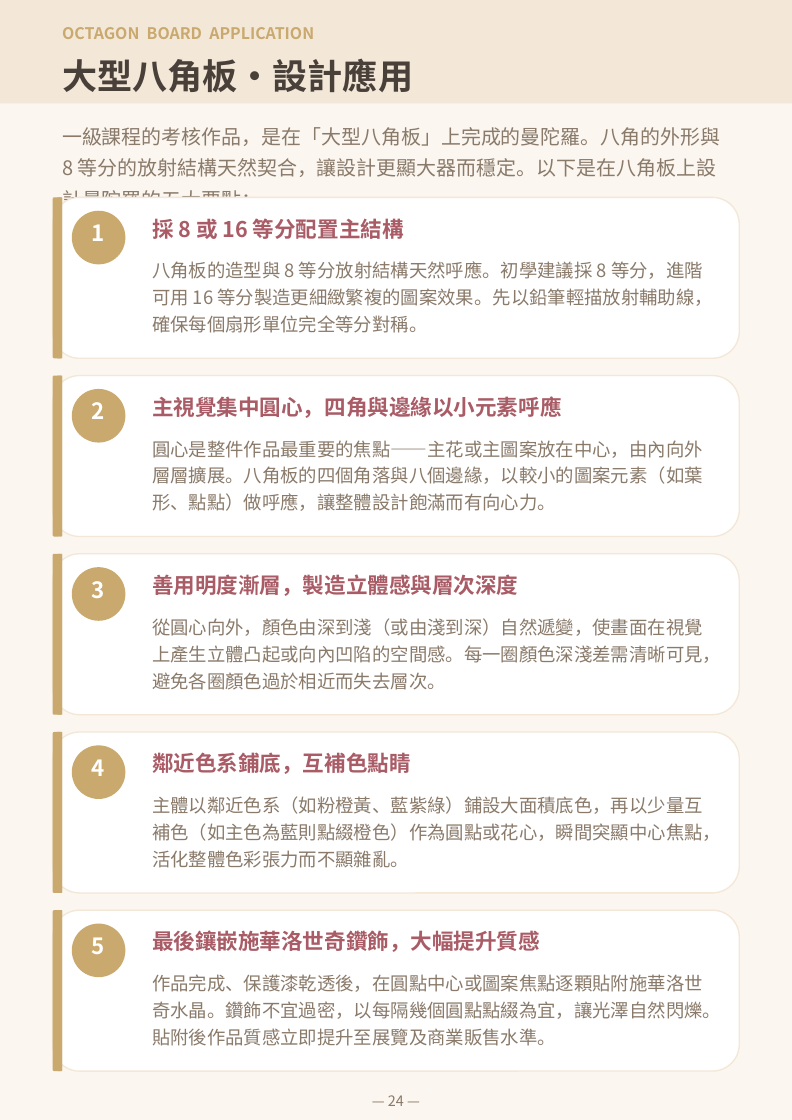
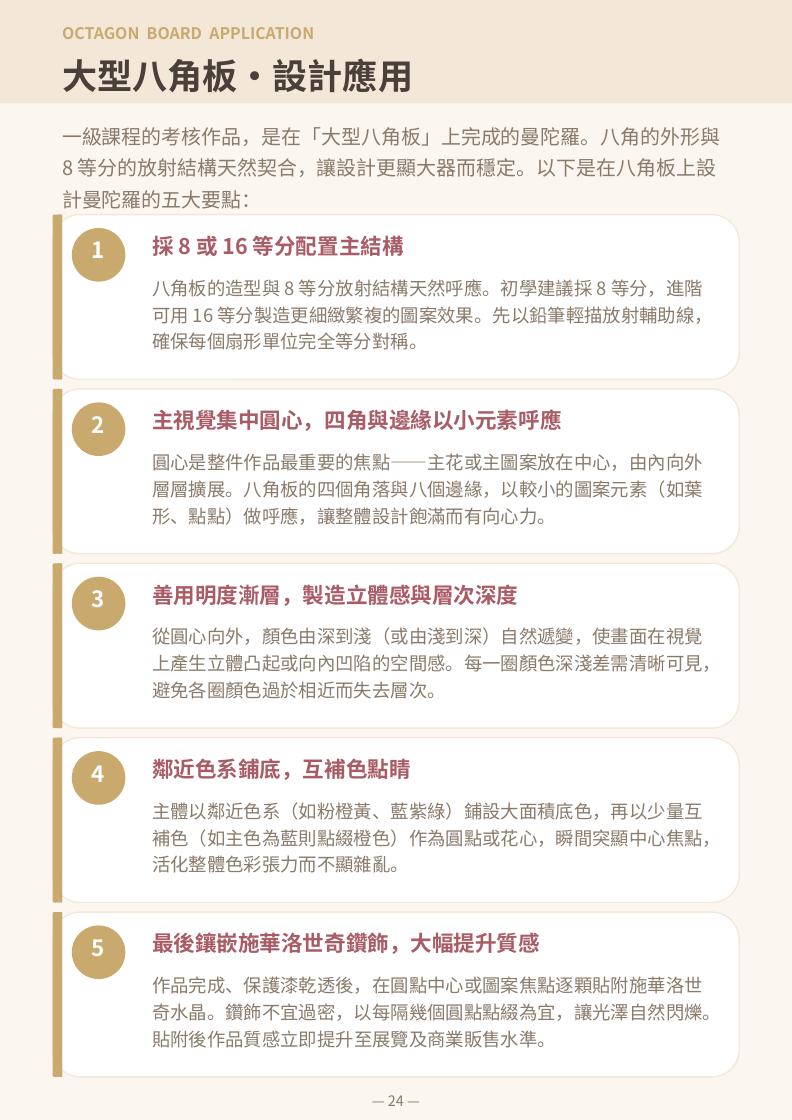
Before and after one commit to serina168/mandala-beginner, a slide deck: slide 24 of mandala_l1_handout.pptx. Drawn at 792x1120 pixels with LibreOffice and Linux fonts; fonts in the diff are those of the drawing; background and template pictures are left out. Boxes give left, top, right and bottom in pixels: in the first picture for what was removed or moved away, otherwise in the second. Text is boxed around its words. In the diff, an @@ line names an element or a change of style, - is before the commit and + after.

```diff
--- a/mandala_l1_handout.pptx
+++ b/mandala_l1_handout.pptx
@@ text "一級課程的考核作品，是在「大型八角板」上完成的曼陀羅。八角的外形與 8 等分的放射結構天然契合，讓設計更顯大器而穩定。以 ..." rewrapped from (x1=62, y1=127, x2=720, y2=213) to (x1=62, y1=127, x2=720, y2=209) @@
@@ 2 rounded rectangles, 1 rectangle moved together from (x1=53, y1=197, x2=739, y2=358) to (x1=53, y1=215, x2=739, y2=379) @@
@@ 4 texts, 2 ellipses moved together from (x1=72, y1=211, x2=562, y2=442) to (x1=72, y1=228, x2=562, y2=456) @@
@@ text "八角板的造型與 8 等分放射結構天然呼應。初學建議採 8 等分，進階可用 ..." moved from (x1=152, y1=261, x2=713, y2=333) to (x1=152, y1=279, x2=713, y2=350) @@
@@ rounded rectangle resized from (x1=53, y1=375, x2=739, y2=536) to (x1=53, y1=389, x2=739, y2=554) @@
@@ rounded rectangle resized from (x1=53, y1=375, x2=62, y2=536) to (x1=53, y1=389, x2=62, y2=554) @@
@@ rectangle resized from (x1=57, y1=375, x2=62, y2=536) to (x1=57, y1=389, x2=62, y2=554) @@
@@ text "圓心是整件作品最重要的焦點——主花或主圖案放在中心，由內向外層層擴展。八角板的四個角落與八個邊緣，以較小的圖案元素（如葉 ..." moved from (x1=152, y1=440, x2=703, y2=511) to (x1=152, y1=453, x2=703, y2=525) @@
@@ rounded rectangle resized from (x1=53, y1=554, x2=739, y2=714) to (x1=53, y1=563, x2=739, y2=728) @@
@@ rounded rectangle resized from (x1=53, y1=554, x2=62, y2=714) to (x1=53, y1=563, x2=62, y2=728) @@
@@ rectangle resized from (x1=57, y1=554, x2=62, y2=714) to (x1=57, y1=563, x2=62, y2=728) @@
@@ 3 texts, 1 ellipse moved together from (x1=72, y1=567, x2=721, y2=690) to (x1=72, y1=577, x2=721, y2=699) @@
@@ rounded rectangle resized from (x1=53, y1=732, x2=739, y2=893) to (x1=53, y1=737, x2=739, y2=902) @@
@@ rounded rectangle resized from (x1=53, y1=732, x2=62, y2=893) to (x1=53, y1=737, x2=62, y2=902) @@
@@ rectangle resized from (x1=57, y1=732, x2=62, y2=893) to (x1=57, y1=737, x2=62, y2=902) @@
@@ 3 texts, 1 ellipse moved together from (x1=72, y1=745, x2=721, y2=868) to (x1=72, y1=751, x2=721, y2=873) @@
@@ 2 rounded rectangles, 1 rectangle moved together from (x1=53, y1=910, x2=739, y2=1071) to (x1=53, y1=912, x2=739, y2=1076) @@
```
Also in this commit, not shown: 2 other slides changed, 1 other file.
